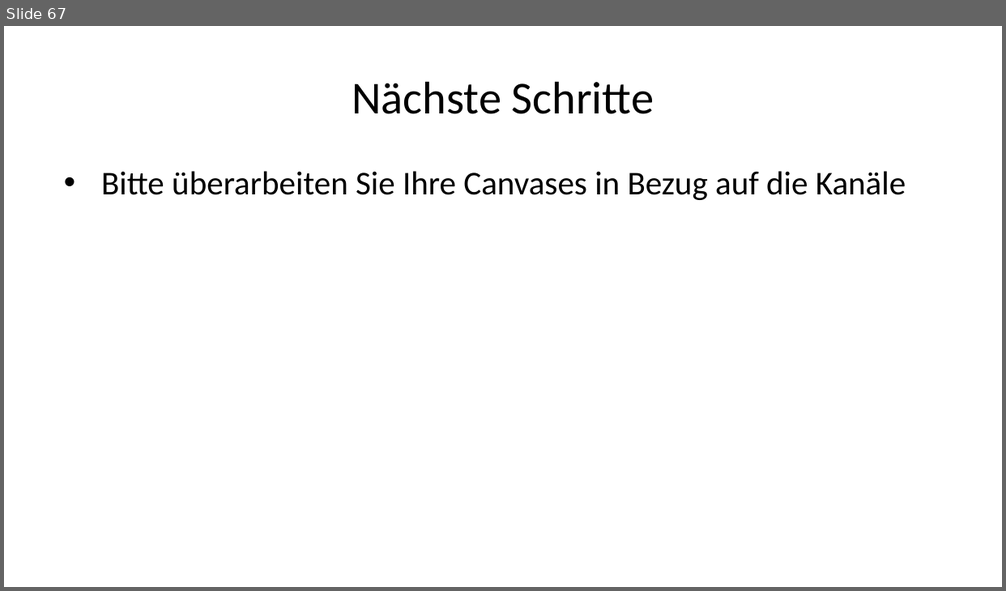
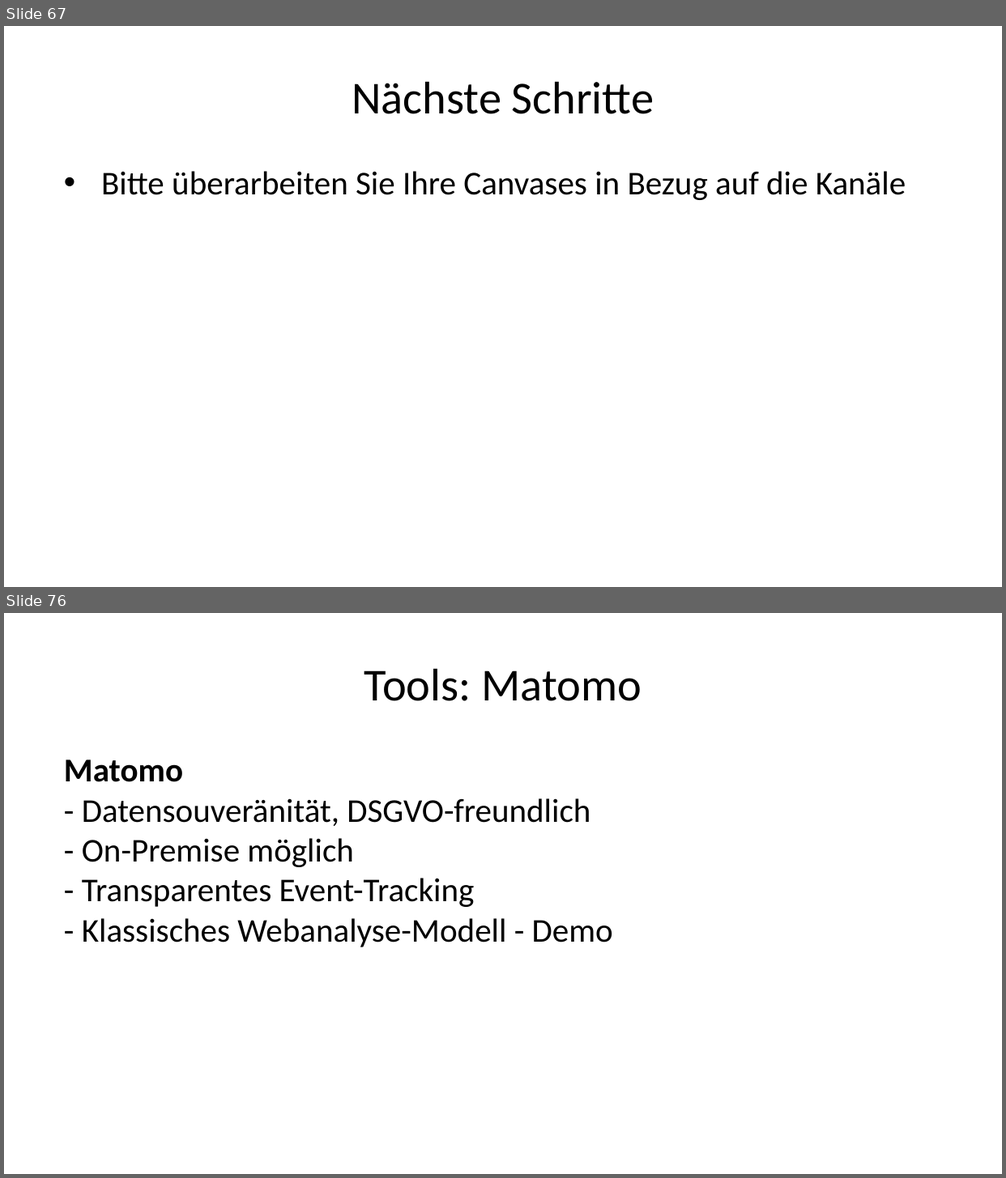
Before and after one commit to daswesen/digitale-inhalte, a slide deck: gdi.pptx. Shown one above the other, each under a label of ours: slide 67 before the commit, slides 67 and 76 after it; the slides between them are not shown. The pictures are 1006x591 and 1006x1178 pixels, drawn with LibreOffice and Linux fonts; fonts in the diff are those of the drawing. Boxes give left, top, right and bottom in pixels: in the first picture for what was removed or moved away, otherwise in the second. Text is boxed around its words. In the diff, an @@ line names an element or a change of style, - is before the commit and + after.

```diff
--- a/gdi.pptx
+++ b/gdi.pptx
@@ slide 76 added at (4,613,1002,1174), background #FFFFFF @@
@@ title added at (364,668,641,701), 33 pt, text #000000 @@
+Tools: Matomo
@@ text added at (64,760,613,948), 24 pt, text #000000 @@
+Matomo
+- Datensouveränität, DSGVO-freundlich
+- On-Premise möglich
+- Transparentes Event-Tracking
+- Klassisches Webanalyse-Modell - Demo
```
Also in this commit, not shown: 3 slides changed, 37 other slides added, 2 slides removed, 3 other files.
